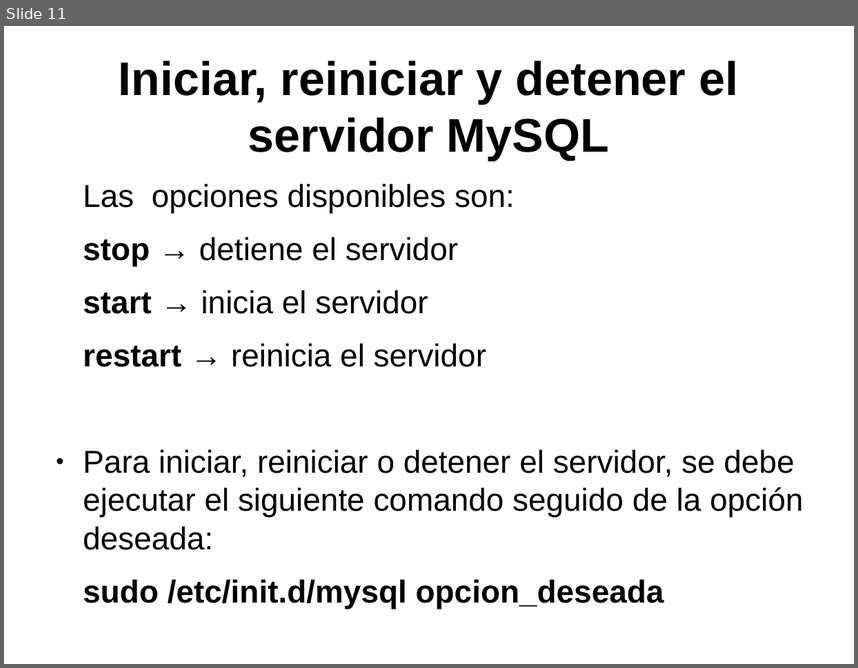
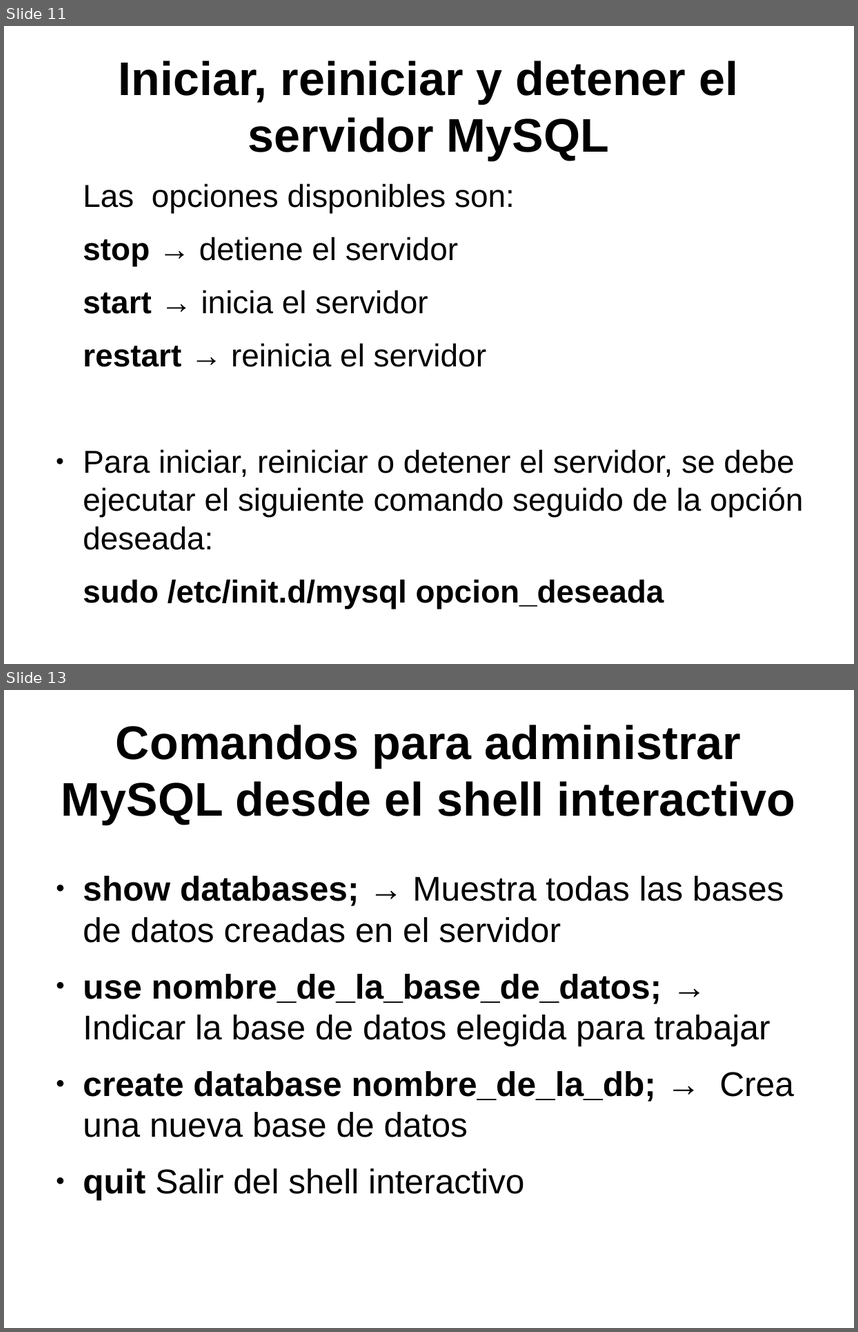
Before and after one commit to psicobyte/CursoPythonAvanzado, a slide deck: BaseDeDatosPython.odp. Shown one above the other, each under a label of ours: slide 11 before the commit, slides 11 and 13 after it; the slides between them are not shown. The pictures are 858x668 and 858x1332 pixels, drawn with LibreOffice and Linux fonts; fonts in the diff are those of the drawing. Boxes give left, top, right and bottom in pixels: in the first picture for what was removed or moved away, otherwise in the second. Text is boxed around its words. In the diff, an @@ line names an element or a change of style, - is before the commit and + after.

```diff
--- a/BaseDeDatosPython.odp
+++ b/BaseDeDatosPython.odp
@@ slide 13 added at (4,690,854,1328), background #FFFFFF @@
@@ title added at (61,724,795,824), 44 pt, text #000000, bold @@
+Comandos para administrar MySQL desde el shell interactivo
@@ text added at (83,876,794,1200), 32 pt, text #000000 @@
+● show databases; → Muestra todas las bases de datos creadas en el servidor
+● use nombre_de_la_base_de_datos; → Indicar la base de datos elegida para trabajar
+● create database nombre_de_la_db; → Crea una nueva base de datos
+● quit Salir del shell interactivo
```
Also in this commit, not shown: 14 other slides added, 1 other file.
